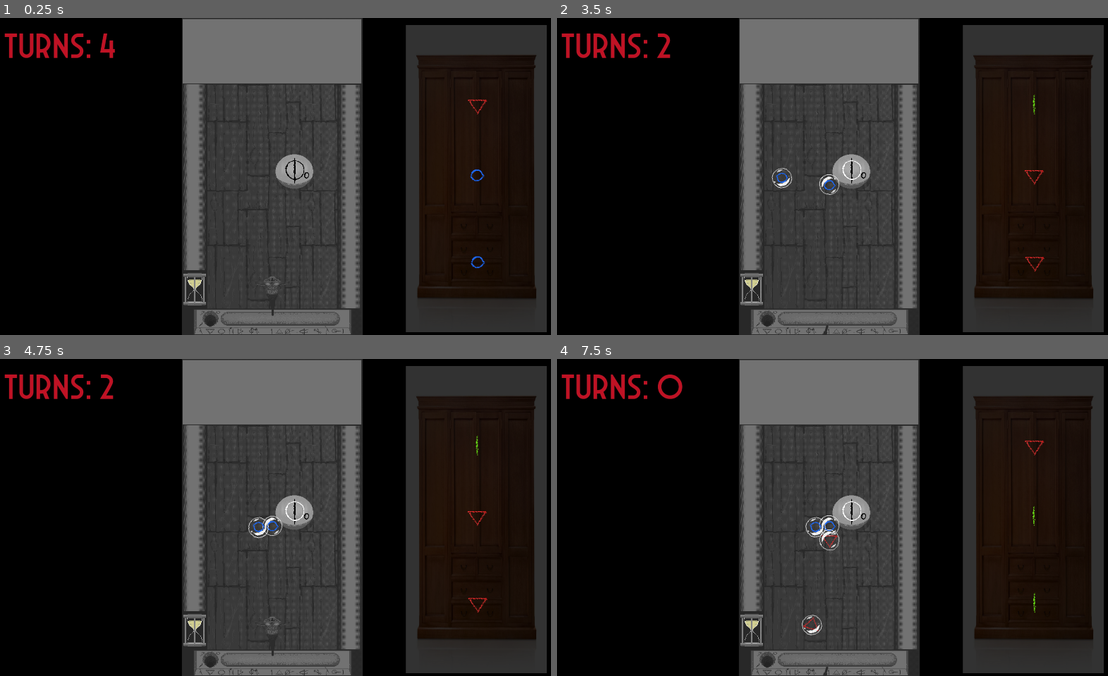
Above: before the commit, frames 1-4 (two rows, left to right).
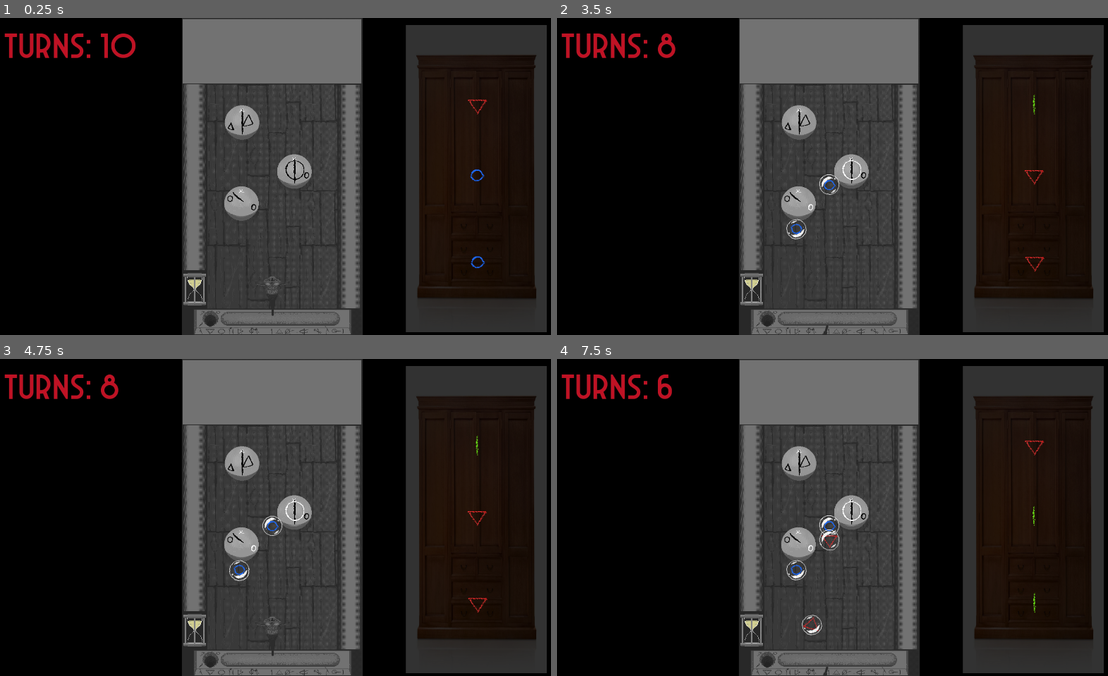
Above: after the commit, the same moments.

Repository: colton-o/bubblemancer
Game: Godot game, scene res://Levels/main.tscn
Same seed, same stepped clock (60 frames per second), same inputs: the game is played once before the commit and once after it.
Inputs (mouse positions are in pixels of both pictures, inside the frame that each line leads up to):
- Up to frame 1 (0.25 s): no input
- Up to frame 2 (3.5 s): tap Enter at 0.5 s; move the mouse to (953, 160) at 0.52 s; click (953, 160) at 0.6 s; move the mouse to (716, 192) at 1.27 s; tap A (x_rot_neg) at 1.35 s; move the mouse to (887, 106) at 2.02 s; hold D (x_rot_pos) 2.03-2.78 s; move the mouse to (799, 239) at 2.77 s; click (799, 239) at 2.85 s
- Up to frame 3 (4.75 s): move the mouse to (440, 565) at 3.52 s; hold A (x_rot_neg) 3.53-4.28 s; move the mouse to (104, 469) at 4.27 s; tap D (x_rot_pos) at 4.35 s
- Up to frame 4 (7.5 s): move the mouse to (860, 517) at 5.02 s; click (860, 517) at 5.1 s; move the mouse to (744, 438) at 5.77 s; tap A (x_rot_neg) at 5.85 s; move the mouse to (953, 501) at 6.52 s; hold D (x_rot_pos) 6.53-7.28 s; move the mouse to (716, 533) at 7.27 s; click (716, 533) at 7.35 s

The runs differ from the first frame. In frame 1, 1.3% of the frame differs, in the area x 18-57%, y 4-64%; in frame 2, 1.4%; in frame 3, 1.4%; in frame 4, 1.4%, in the area x 18-57%, y 4-70%.

Commit message:
Clean up and death

Diff:
--- a/Levels/main.tscn
+++ b/Levels/main.tscn
@@ -164,6 +164,14 @@
 position = Vector2(75, -17)
 scale = Vector2(0.5, 0.5)
 
+[node name="Seal2" parent="." instance=ExtResource("10_nturx")]
+position = Vector2(-105, 92)
+scale = Vector2(0.5, 0.5)
+
+[node name="Seal3" parent="." instance=ExtResource("10_nturx")]
+position = Vector2(-103, -184)
+scale = Vector2(0.5, 0.5)
+
 [node name="UI" type="Control" parent="."]
 layout_mode = 3
 anchors_preset = 0
--- a/Objects/seal.tscn
+++ b/Objects/seal.tscn
@@ -21,9 +21,107 @@
 [ext_resource type="Texture2D" uid="uid://c7042fritgv3b" path="res://Sprites/Seal/seal_rune_line03_ACTIVE.tga" id="16_0d686"]
 [ext_resource type="Texture2D" uid="uid://ct6thqrmr6tfy" path="res://Sprites/Seal/seal_rune_tri02_ACTIVE.tga" id="18_vmo7y"]
 [ext_resource type="Texture2D" uid="uid://oopvpmpr4n3i" path="res://Sprites/Seal/seal_rune_tri03_ACTIVE.tga" id="19_kpwvk"]
+[ext_resource type="Texture2D" uid="uid://2gnly6jn62m7" path="res://Sprites/Seal/seal_explosioneffect.tga" id="22_n5rgv"]
 
 [sub_resource type="CircleShape2D" id="CircleShape2D_183uq"]
 radius = 128.867
+
+[sub_resource type="AtlasTexture" id="AtlasTexture_62gl0"]
+atlas = ExtResource("22_n5rgv")
+region = Rect2(0, 0, 128, 128)
+
+[sub_resource type="AtlasTexture" id="AtlasTexture_m8wfg"]
+atlas = ExtResource("22_n5rgv")
+region = Rect2(128, 0, 128, 128)
+
+[sub_resource type="AtlasTexture" id="AtlasTexture_8rtji"]
+atlas = ExtResource("22_n5rgv")
+region = Rect2(256, 0, 128, 128)
+
+[sub_resource type="AtlasTexture" id="AtlasTexture_1jvrk"]
+atlas = ExtResource("22_n5rgv")
+region = Rect2(384, 0, 128, 128)
+
+[sub_resource type="AtlasTexture" id="AtlasTexture_bdcje"]
+atlas = ExtResource("22_n5rgv")
+region = Rect2(512, 0, 128, 128)
+
+[sub_resource type="AtlasTexture" id="AtlasTexture_lvvb7"]
+atlas = ExtResource("22_n5rgv")
+region = Rect2(640, 0, 128, 128)
+
+[sub_resource type="AtlasTexture" id="AtlasTexture_3bdmv"]
+atlas = ExtResource("22_n5rgv")
+region = Rect2(768, 0, 128, 128)
+
+[sub_resource type="AtlasTexture" id="AtlasTexture_me3sj"]
+atlas = ExtResource("22_n5rgv")
+region = Rect2(896, 0, 128, 128)
+
+[sub_resource type="AtlasTexture" id="AtlasTexture_wdfd2"]
+atlas = ExtResource("22_n5rgv")
+region = Rect2(1024, 0, 128, 128)
+
+[sub_resource type="AtlasTexture" id="AtlasTexture_3rv7l"]
+atlas = ExtResource("22_n5rgv")
+region = Rect2(1152, 0, 128, 128)
+
+[sub_resource type="AtlasTexture" id="AtlasTexture_g7a41"]
+atlas = ExtResource("22_n5rgv")
+region = Rect2(1280, 0, 128, 128)
+
+[sub_resource type="AtlasTexture" id="AtlasTexture_oy3ab"]
+atlas = ExtResource("22_n5rgv")
+region = Rect2(1408, 0, 128, 128)
+
+[sub_resource type="SpriteFrames" id="SpriteFrames_dhvo3"]
+animations = [{
+"frames": [{
+"duration": 1.0,
+"texture": SubResource("AtlasTexture_62gl0")
+}, {
+"duration": 1.0,
+"texture": SubResource("AtlasTexture_m8wfg")
+}, {
+"duration": 1.0,
+"texture": SubResource("AtlasTexture_8rtji")
+}, {
+"duration": 1.0,
+"texture": SubResource("AtlasTexture_1jvrk")
+}, {
+"duration": 1.0,
+"texture": SubResource("AtlasTexture_bdcje")
+}, {
+"duration": 1.0,
+"texture": SubResource("AtlasTexture_lvvb7")
+}, {
+"duration": 1.0,
+"texture": SubResource("AtlasTexture_3bdmv")
+}, {
+"duration": 1.0,
+"texture": SubResource("AtlasTexture_me3sj")
+}, {
+"duration": 1.0,
+"texture": SubResource("AtlasTexture_wdfd2")
+}, {
+"duration": 1.0,
+"texture": SubResource("AtlasTexture_3rv7l")
+}, {
+"duration": 1.0,
+"texture": SubResource("AtlasTexture_g7a41")
+}, {
+"duration": 1.0,
+"texture": SubResource("AtlasTexture_oy3ab")
+}],
+"loop": true,
+"name": &"death",
+"speed": 10.0
+}, {
+"frames": [],
+"loop": true,
+"name": &"default",
+"speed": 5.0
+}]
 
 [node name="Seal" type="StaticBody2D"]
 position = Vector2(0, -65.335)
@@ -33,6 +131,7 @@
 
 [node name="Rune_01" type="Sprite2D" parent="."]
 z_index = 1
+z_as_relative = false
 scale = Vector2(2.5, 2.5)
 texture = ExtResource("3_fu75b")
 script = ExtResource("4_2udhc")
@@ -40,6 +139,7 @@
 
 [node name="Rune_02" type="Sprite2D" parent="."]
 z_index = 1
+z_as_relative = false
 scale = Vector2(2.5, 2.5)
 texture = ExtResource("4_hounj")
 script = ExtResource("4_2udhc")
@@ -47,14 +147,24 @@
 
 [node name="Rune_03" type="Sprite2D" parent="."]
 z_index = 1
+z_as_relative = false
 scale = Vector2(2.5, 2.5)
 texture = ExtResource("5_iiwh0")
 script = ExtResource("4_2udhc")
 active = ExtResource("9_127hv")
 
 [node name="Base" type="Sprite2D" parent="."]
-scale = Vector2(2.733, 2.5)
+scale = Vector2(2.5, 2.5)
 texture = ExtResource("2_0ux6b")
 
 [node name="CollisionShape2D" type="CollisionShape2D" parent="."]
 shape = SubResource("CircleShape2D_183uq")
+
+[node name="AnimatedSprite2D" type="AnimatedSprite2D" parent="."]
+z_index = 2
+z_as_relative = false
+scale = Vector2(2.5, 2.5)
+sprite_frames = SubResource("SpriteFrames_dhvo3")
+animation = &"death"
+autoplay = "default"
+frame_progress = 0.0566653
--- a/Scripts/gun.gd
+++ b/Scripts/gun.gd
@@ -1,7 +1,7 @@
 extends Node2D
 
 var rot = 5
-var turns = 4
+var turns = 10
 @export var ORB : PackedScene
 
 func _ready() -> void:
--- a/Scripts/seal.gd
+++ b/Scripts/seal.gd
@@ -22,11 +22,15 @@
 		get_child(i).set_texture(rune_tex_array[tex_num[i]])
 
 
-
-
-
-
-
+func _process(delta: float) -> void:
+		if $AnimatedSprite2D.animation == "death":
+			if$AnimatedSprite2D.frame == 6:
+				$Rune_01.hide()
+				$Rune_02.hide()
+				$Rune_03.hide()
+				$Base.hide()
+			if$AnimatedSprite2D.frame == 11:
+				queue_free()
 
 func _testSeal() -> void:
 
@@ -57,3 +61,4 @@
 
 func _breakSeal() -> void:
 	print("Seal Broken")
+	$AnimatedSprite2D.play("death")
Not shown: 1 places in Objects/seal.tscn that only renumber resources
Not shown, changed: Sprites/Seal/seal_explosioneffect.tga.import
Binary file removed: Sprites/border.png
Binary file removed: Sprites/download (1).jpeg
Not shown, removed: Sprites/download (1).jpeg.import
Binary file removed: Sprites/download.jpeg
Not shown, removed: Sprites/download.jpeg.import
Binary file removed: Sprites/download.png
Not shown, removed: Sprites/download.png.import
Binary file removed: Sprites/gun.tga
Not shown, removed: Sprites/gun.tga.import
